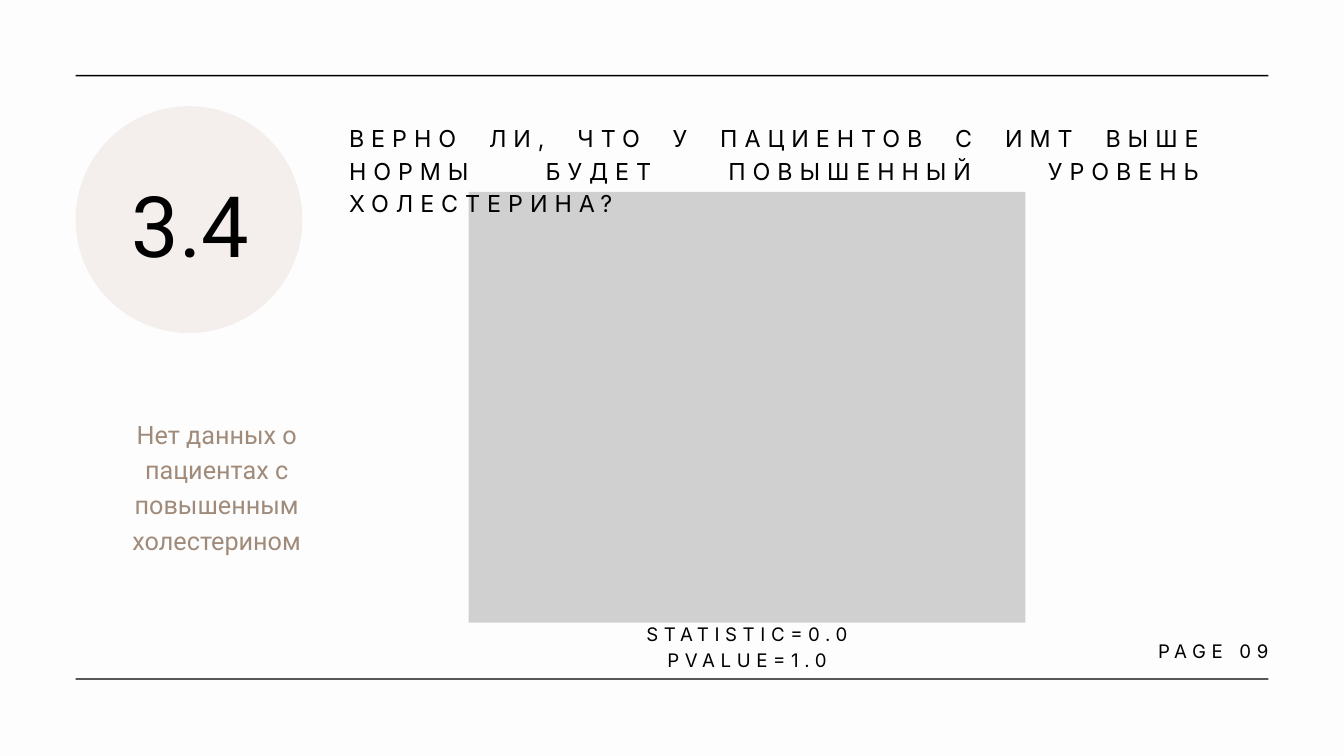
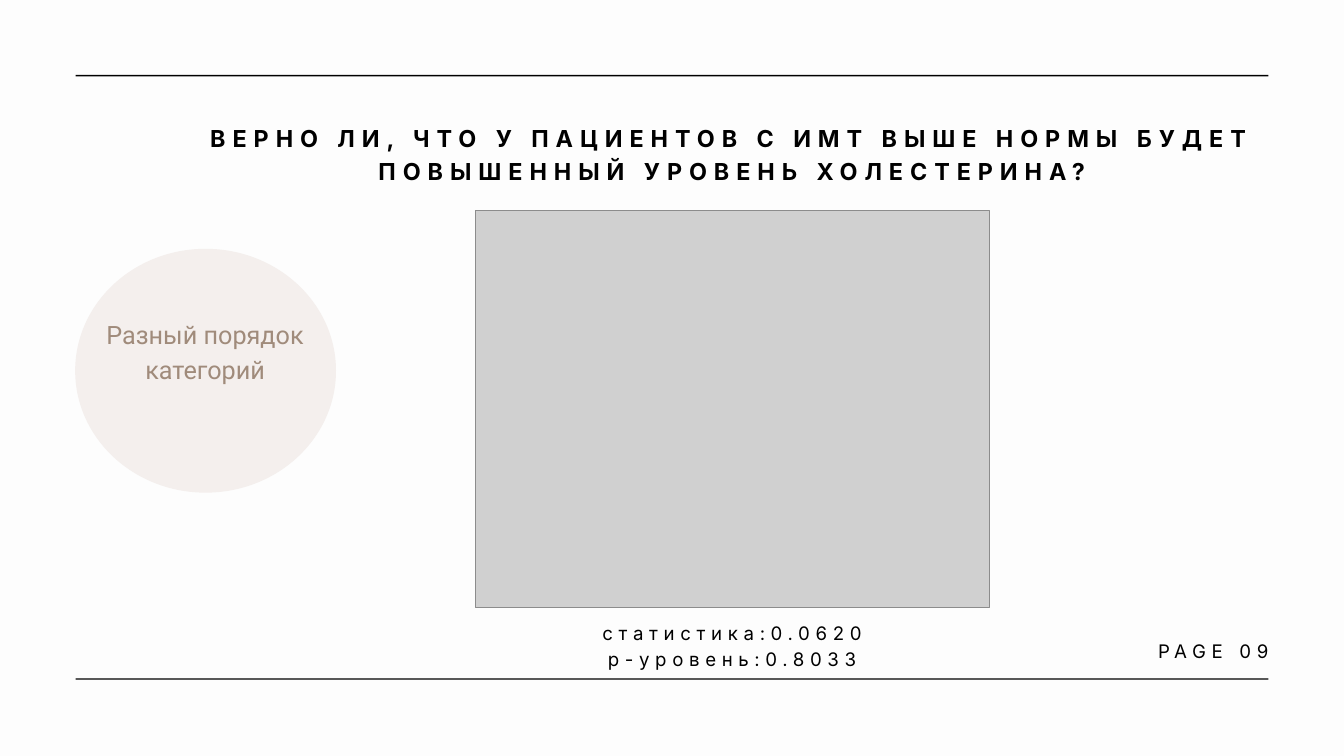
Before and after one commit to Ipopuk/Data_Analysis_Medics, a slide deck: slide 9 of presentation.pptx. Drawn at 1344x756 pixels with LibreOffice and Linux fonts; fonts in the diff are those of the drawing; grey boxes stand for pictures. Boxes give left, top, right and bottom in pixels: in the first picture for what was removed or moved away, otherwise in the second. Text is boxed around its words. In the diff, an @@ line names an element or a change of style, - is before the commit and + after.

```diff
--- a/presentation.pptx
+++ b/presentation.pptx
@@ text "ВЕРНО ЛИ, ЧТО У ПАЦИЕНТОВ ...": place and size @@
-text "ВЕРНО ЛИ, ЧТО У ПАЦИЕНТОВ ..." at (349, 129, 1199, 181)
+text "ВЕРНО ЛИ, ЧТО У ПАЦИЕНТОВ ..." at (210, 129, 1246, 181)
@@ text "ВЕРНО ЛИ, ЧТО У ПАЦИЕНТОВ ..." at (210, 129, 1246, 181): bold on; alignment justified to centre @@
@@ text removed at (132, 196, 249, 258) @@
-3.4
@@ picture: place and size @@
-picture at (468, 192, 1025, 623)
+picture at (475, 211, 989, 608)
@@ freeform shape: place and size @@
-freeform shape at (75, 106, 302, 333)
+freeform shape at (75, 249, 336, 493)
@@ text at (106, 326, 304, 384): text changed @@
-Нет данных о пациентах с повышенным холестерином
+Разный порядок категорий
@@ text at (602, 626, 861, 670): text changed @@
-STATISTIC=0.0
-PVALUE=1.0
+статистика:0.0620
+p-уровень:0.8033
```
Also in this commit, not shown: 12 other slides changed, 1 slide added.
